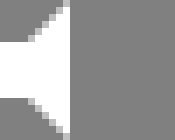
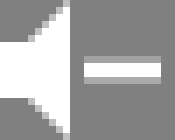
Layers edited between the first and the second 175 × 140 image:
added layer "矩形 5 副本" above "矩形 5" over 84, 56, 161, 84
